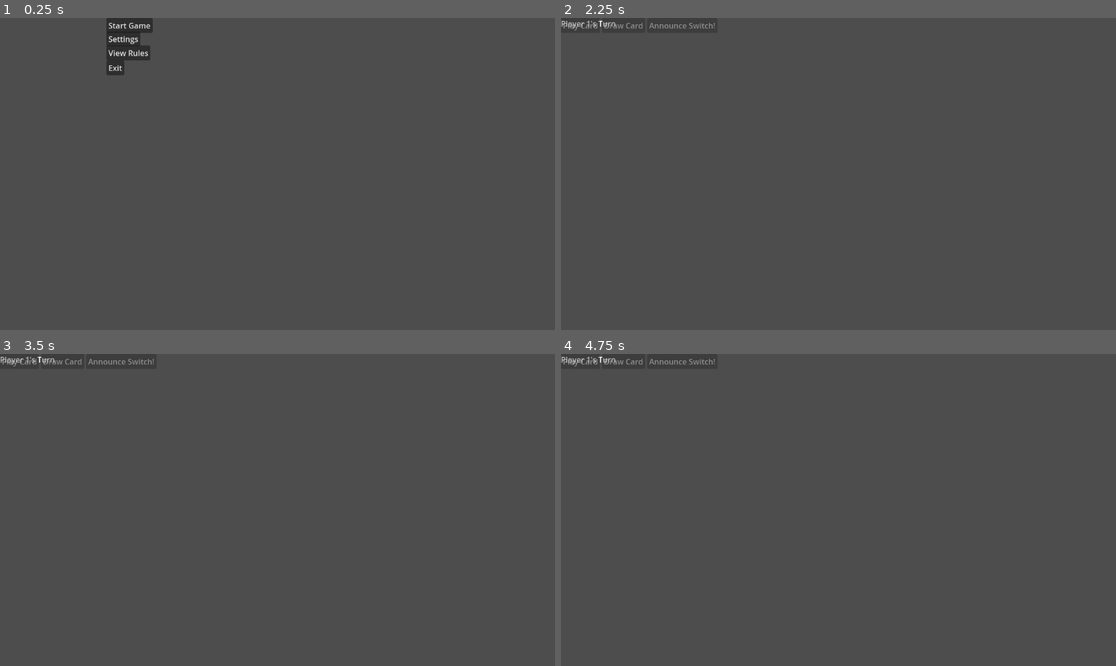
Above: before the commit, frames 1-4 (two rows, left to right).
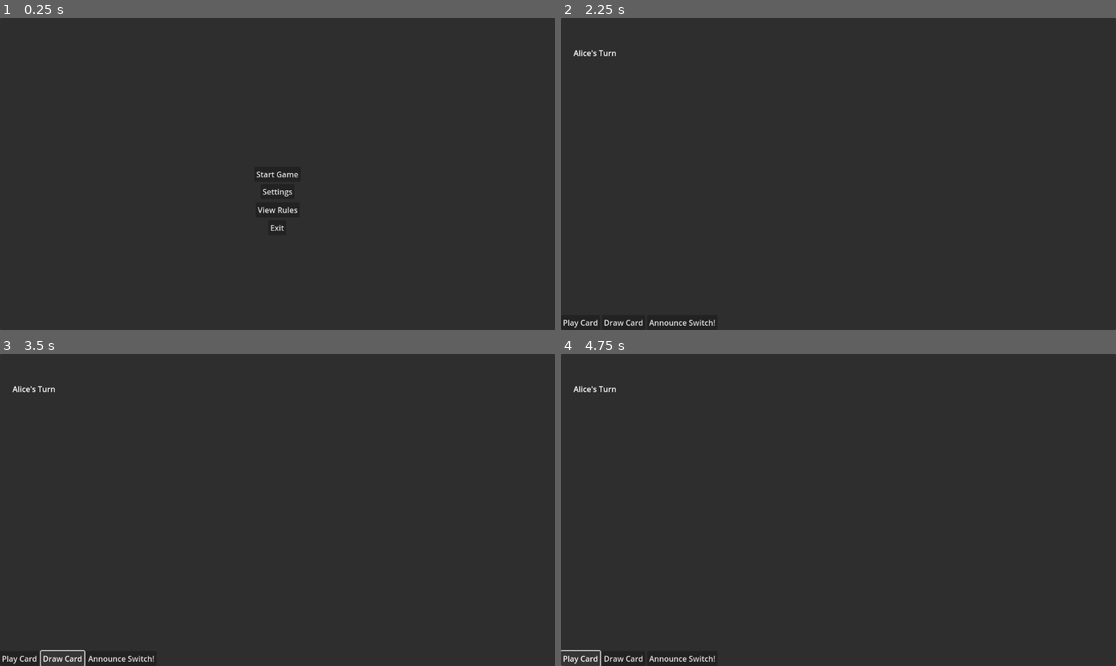
Above: after the commit, the same moments.

Repository: over-optimized/switch
Game: Godot game, scene res://games/switch/scenes/SwitchMain.tscn
Two runs of this game, one before a commit and one after it. Both use one fixed random seed, a clock stepped at 60 frames per second and the inputs below.
Inputs (mouse positions are in pixels of both pictures, inside the frame that each line leads up to):
- Up to frame 1 (0.25 s): no input
- Up to frame 2 (2.25 s): click "Settings" at 0.5 s; click "View Rules" at 1.25 s; click "Start Game" at 2 s
- Up to frame 3 (3.5 s): click (61, 659) at 2.75 s, where only the run after the commit has a clickable "Draw Card"
- Up to frame 4 (4.75 s): click (583, 659) at 3.5 s, where only the run after the commit has a clickable "Play Card"; click (583, 659) at 4.25 s, where only the run after the commit has a clickable "Play Card"

The runs differ from the first frame. In frame 1, 99% of the frame differs, in the area x 0-100%, y 0-100%; in frame 2, 99%; in frame 3, 99%; in frame 4, 99%.
Error before the commit: Invalid type in function 'set_players' in base 'RefCounted (SwitchGameRules)'. The array of argument 1 (Array) does not have the same element type as the expec…

Commit message:
extract menu and game area to separate scenes

Diff:
--- /dev/null
+++ b/games/switch/scenes/GameArea.tscn
@@ -0,0 +1,73 @@
+[gd_scene format=3 uid="uid://bjs7ktfpnepbk"]
+
+[node name="GameArea" type="Panel"]
+anchors_preset = 15
+anchor_right = 1.0
+anchor_bottom = 1.0
+grow_horizontal = 2
+grow_vertical = 2
+
+[node name="PlayerHands" type="HBoxContainer" parent="."]
+layout_mode = 1
+anchors_preset = 7
+anchor_left = 0.5
+anchor_top = 1.0
+anchor_right = 0.5
+anchor_bottom = 1.0
+offset_top = -124.0
+offset_bottom = -124.0
+grow_horizontal = 2
+grow_vertical = 0
+
+[node name="PlayedStack" type="TextureRect" parent="."]
+layout_mode = 1
+anchors_preset = 8
+anchor_left = 0.5
+anchor_top = 0.5
+anchor_right = 0.5
+anchor_bottom = 0.5
+offset_left = 89.0
+offset_right = 89.0
+grow_horizontal = 2
+grow_vertical = 2
+
+[node name="Deck" type="TextureRect" parent="."]
+layout_mode = 1
+anchors_preset = 8
+anchor_left = 0.5
+anchor_top = 0.5
+anchor_right = 0.5
+anchor_bottom = 0.5
+offset_left = -74.0
+offset_right = -74.0
+grow_horizontal = 2
+grow_vertical = 2
+
+[node name="TurnIndicator" type="Label" parent="."]
+layout_mode = 0
+offset_left = 26.0
+offset_top = 61.0
+offset_right = 140.0
+offset_bottom = 84.0
+text = "Player 1's Turn"
+
+[node name="ActionButtons" type="HBoxContainer" parent="."]
+layout_mode = 1
+anchors_preset = 2
+anchor_top = 1.0
+anchor_bottom = 1.0
+offset_top = -31.0
+offset_right = 325.0
+grow_vertical = 0
+
+[node name="PlayButton" type="Button" parent="ActionButtons"]
+layout_mode = 2
+text = "Play Card"
+
+[node name="DrawButton" type="Button" parent="ActionButtons"]
+layout_mode = 2
+text = "Draw Card"
+
+[node name="SwitchButton" type="Button" parent="ActionButtons"]
+layout_mode = 2
+text = "Announce Switch!"
--- /dev/null
+++ b/games/switch/scenes/MainMenu.tscn
@@ -0,0 +1,68 @@
+[gd_scene format=3 uid="uid://cssmy7qhan2r7"]
+
+[node name="MainMenu" type="Panel"]
+anchors_preset = 15
+anchor_right = 1.0
+anchor_bottom = 1.0
+grow_horizontal = 2
+grow_vertical = 2
+
+[node name="StartButton" type="Button" parent="."]
+layout_mode = 1
+anchors_preset = 8
+anchor_left = 0.5
+anchor_top = 0.5
+anchor_right = 0.5
+anchor_bottom = 0.5
+offset_left = -48.0
+offset_top = -15.5
+offset_right = 48.0
+offset_bottom = 15.5
+grow_horizontal = 2
+grow_vertical = 2
+text = "Start Game"
+
+[node name="SettingsButton" type="Button" parent="."]
+layout_mode = 1
+anchors_preset = 8
+anchor_left = 0.5
+anchor_top = 0.5
+anchor_right = 0.5
+anchor_bottom = 0.5
+offset_left = -35.0
+offset_top = 21.0
+offset_right = 35.0
+offset_bottom = 52.0
+grow_horizontal = 2
+grow_vertical = 2
+text = "Settings"
+
+[node name="RulesButton" type="Button" parent="."]
+layout_mode = 1
+anchors_preset = 8
+anchor_left = 0.5
+anchor_top = 0.5
+anchor_right = 0.5
+anchor_bottom = 0.5
+offset_left = -45.0
+offset_top = 59.0
+offset_right = 46.0
+offset_bottom = 90.0
+grow_horizontal = 2
+grow_vertical = 2
+text = "View Rules"
+
+[node name="ExitButton" type="Button" parent="."]
+layout_mode = 1
+anchors_preset = 8
+anchor_left = 0.5
+anchor_top = 0.5
+anchor_right = 0.5
+anchor_bottom = 0.5
+offset_left = -19.0
+offset_top = 96.0
+offset_right = 18.0
+offset_bottom = 127.0
+grow_horizontal = 2
+grow_vertical = 2
+text = "Exit"
--- a/games/switch/scenes/SwitchMain.tscn
+++ b/games/switch/scenes/SwitchMain.tscn
@@ -4,76 +4,9 @@
 
 [node name="SwitchMain" type="Control"]
 layout_mode = 3
-anchors_preset = 0
-script = ExtResource("1_1tkyq")
-
-[node name="MainMenu" type="Panel" parent="."]
-layout_mode = 0
-anchor_right = 1.0
-anchor_bottom = 0.2
-
-[node name="StartButton" type="Button" parent="MainMenu"]
-layout_mode = 0
-offset_left = 221.0
-offset_right = 317.0
-offset_bottom = 31.0
-text = "Start Game"
-
-[node name="SettingsButton" type="Button" parent="MainMenu"]
-layout_mode = 0
-offset_left = 221.0
-offset_top = 28.0
-offset_right = 291.0
-offset_bottom = 59.0
-text = "Settings"
-
-[node name="RulesButton" type="Button" parent="MainMenu"]
-layout_mode = 0
-offset_left = 221.0
-offset_top = 57.0
-offset_right = 312.0
-offset_bottom = 88.0
-text = "View Rules"
-
-[node name="ExitButton" type="Button" parent="MainMenu"]
-layout_mode = 0
-offset_left = 221.0
-offset_top = 88.0
-offset_right = 258.0
-offset_bottom = 119.0
-text = "Exit"
-
-[node name="GameArea" type="Panel" parent="."]
-visible = false
-layout_mode = 0
-anchor_top = 0.2
+anchors_preset = 15
 anchor_right = 1.0
 anchor_bottom = 1.0
-
-[node name="PlayerHands" type="HBoxContainer" parent="GameArea"]
-layout_mode = 0
-
-[node name="PlayedStack" type="TextureRect" parent="GameArea"]
-layout_mode = 0
-
-[node name="Deck" type="TextureRect" parent="GameArea"]
-layout_mode = 0
-
-[node name="TurnIndicator" type="Label" parent="GameArea"]
-layout_mode = 0
-text = "Player 1's Turn"
-
-[node name="ActionButtons" type="HBoxContainer" parent="GameArea"]
-layout_mode = 0
-
-[node name="PlayButton" type="Button" parent="GameArea/ActionButtons"]
-layout_mode = 2
-text = "Play Card"
-
-[node name="DrawButton" type="Button" parent="GameArea/ActionButtons"]
-layout_mode = 2
-text = "Draw Card"
-
-[node name="SwitchButton" type="Button" parent="GameArea/ActionButtons"]
-layout_mode = 2
-text = "Announce Switch!"
+grow_horizontal = 2
+grow_vertical = 2
+script = ExtResource("1_1tkyq")
--- a/games/switch/scenes/main_switch_game.gd
+++ /dev/null
@@ -1,82 +0,0 @@
-# Main script for SwitchMain.tscn
-extends Control
-
-# References to UI elements
-@onready var main_menu = $MainMenu
-@onready var game_area = $GameArea
-@onready var player_hands = $GameArea/PlayerHands
-@onready var played_stack = $GameArea/PlayedStack
-@onready var deck = $GameArea/Deck
-@onready var turn_indicator = $GameArea/TurnIndicator
-@onready var play_button = $GameArea/ActionButtons/PlayButton
-@onready var draw_button = $GameArea/ActionButtons/DrawButton
-@onready var switch_button = $GameArea/ActionButtons/SwitchButton
-
-# Game logic references
-var game_manager: GameManager
-var game_rules: SwitchGameRules
-var players: Array = []
-
-func _ready():
-	main_menu.visible = true
-	game_area.visible = false
-	play_button.disabled = true
-	draw_button.disabled = true
-	switch_button.disabled = true
-	_connect_menu_buttons()
-
-func _connect_menu_buttons():
-	$MainMenu/StartButton.pressed.connect(_on_start_game)
-	$MainMenu/SettingsButton.pressed.connect(_on_settings)
-	$MainMenu/RulesButton.pressed.connect(_on_view_rules)
-	$MainMenu/ExitButton.pressed.connect(_on_exit)
-
-func _on_start_game():
-	main_menu.visible = false
-	game_area.visible = true
-	_initialize_game()
-
-func _on_settings():
-	# TODO: Show settings dialog
-	print("Settings button pressed")
-
-func _on_view_rules():
-	# TODO: Show rules dialog
-	print("View Rules button pressed")
-
-func _on_exit():
-	get_tree().quit()
-
-func _initialize_game():
-	# Example: 2 human players for now
-	players = [Player.new("p1", "Alice", Player.PlayerType.HUMAN), Player.new("p2", "Bob", Player.PlayerType.HUMAN)]
-	var deck_instance = SwitchDeckFactory.create_switch_deck()
-	game_rules = SwitchGameRules.new()
-	game_manager = GameManager.new()
-	game_rules.set_main_deck(deck_instance)
-	game_rules.set_players(players)
-	game_manager.setup_game(players, deck_instance, game_rules)
-	_update_ui_for_new_game()
-
-func _update_ui_for_new_game():
-	turn_indicator.text = "%s's Turn" % players[0].name
-	play_button.disabled = false
-	draw_button.disabled = false
-	switch_button.disabled = false
-	# TODO: Render player hands, played stack, deck
-
-func _on_play_card():
-	# TODO: Handle play card action
-	pass
-
-func _on_draw_card():
-	# TODO: Handle draw card action
-	pass
-
-func _on_switch_announce():
-	# TODO: Handle "Switch!" announcement
-	pass
-
-func _input(event):
-	# TODO: Handle keyboard/gamepad input for actions
-	pass
--- a/games/switch/scripts/main_switch_game.gd
+++ b/games/switch/scripts/main_switch_game.gd
@@ -2,34 +2,44 @@
 extends Control
 
 # References to UI elements
-@onready var main_menu = $MainMenu
-@onready var game_area = $GameArea
-@onready var player_hands = $GameArea/PlayerHands
-@onready var played_stack = $GameArea/PlayedStack
-@onready var deck = $GameArea/Deck
-@onready var turn_indicator = $GameArea/TurnIndicator
-@onready var play_button = $GameArea/ActionButtons/PlayButton
-@onready var draw_button = $GameArea/ActionButtons/DrawButton
-@onready var switch_button = $GameArea/ActionButtons/SwitchButton
+@onready var main_menu_scene = preload("res://games/switch/scenes/MainMenu.tscn")
+@onready var game_area_scene = preload("res://games/switch/scenes/GameArea.tscn")
+var main_menu: Panel
+var game_area: Panel
+var player_hands: Control
+var played_stack: Control
+var deck: Control
+var turn_indicator: Label
+var play_button: Button
+var draw_button: Button
+var switch_button: Button
 
 # Game logic references
 var game_manager: GameManager
 var game_rules: SwitchGameRules
-var players: Array = []
+var players: Array[Player] = []
 
 func _ready():
+	main_menu = main_menu_scene.instantiate()
+	add_child(main_menu)
+	game_area = game_area_scene.instantiate()
+	add_child(game_area)
 	main_menu.visible = true
 	game_area.visible = false
-	play_button.disabled = true
-	draw_button.disabled = true
-	switch_button.disabled = true
+	player_hands = game_area.get_node("PlayerHands")
+	played_stack = game_area.get_node("PlayedStack")
+	deck = game_area.get_node("Deck")
+	turn_indicator = game_area.get_node("TurnIndicator")
+	play_button = game_area.get_node("ActionButtons/PlayButton")
+	draw_button = game_area.get_node("ActionButtons/DrawButton")
+	switch_button = game_area.get_node("ActionButtons/SwitchButton")
 	_connect_menu_buttons()
 
 func _connect_menu_buttons():
-	$MainMenu/StartButton.pressed.connect(_on_start_game)
-	$MainMenu/SettingsButton.pressed.connect(_on_settings)
-	$MainMenu/RulesButton.pressed.connect(_on_view_rules)
-	$MainMenu/ExitButton.pressed.connect(_on_exit)
+	main_menu.get_node("StartButton").pressed.connect(_on_start_game)
+	main_menu.get_node("SettingsButton").pressed.connect(_on_settings)
+	main_menu.get_node("RulesButton").pressed.connect(_on_view_rules)
+	main_menu.get_node("ExitButton").pressed.connect(_on_exit)
 
 func _on_start_game():
 	main_menu.visible = false
